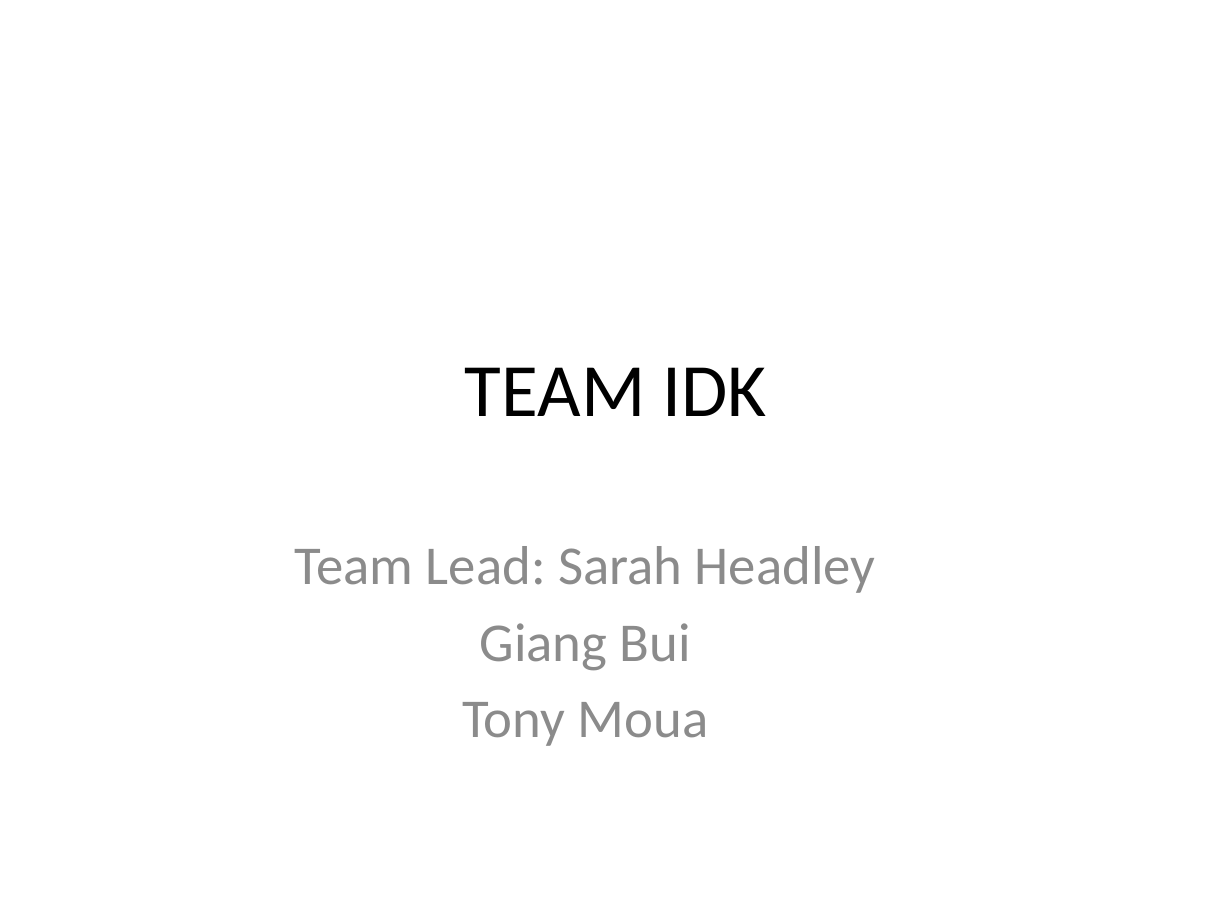
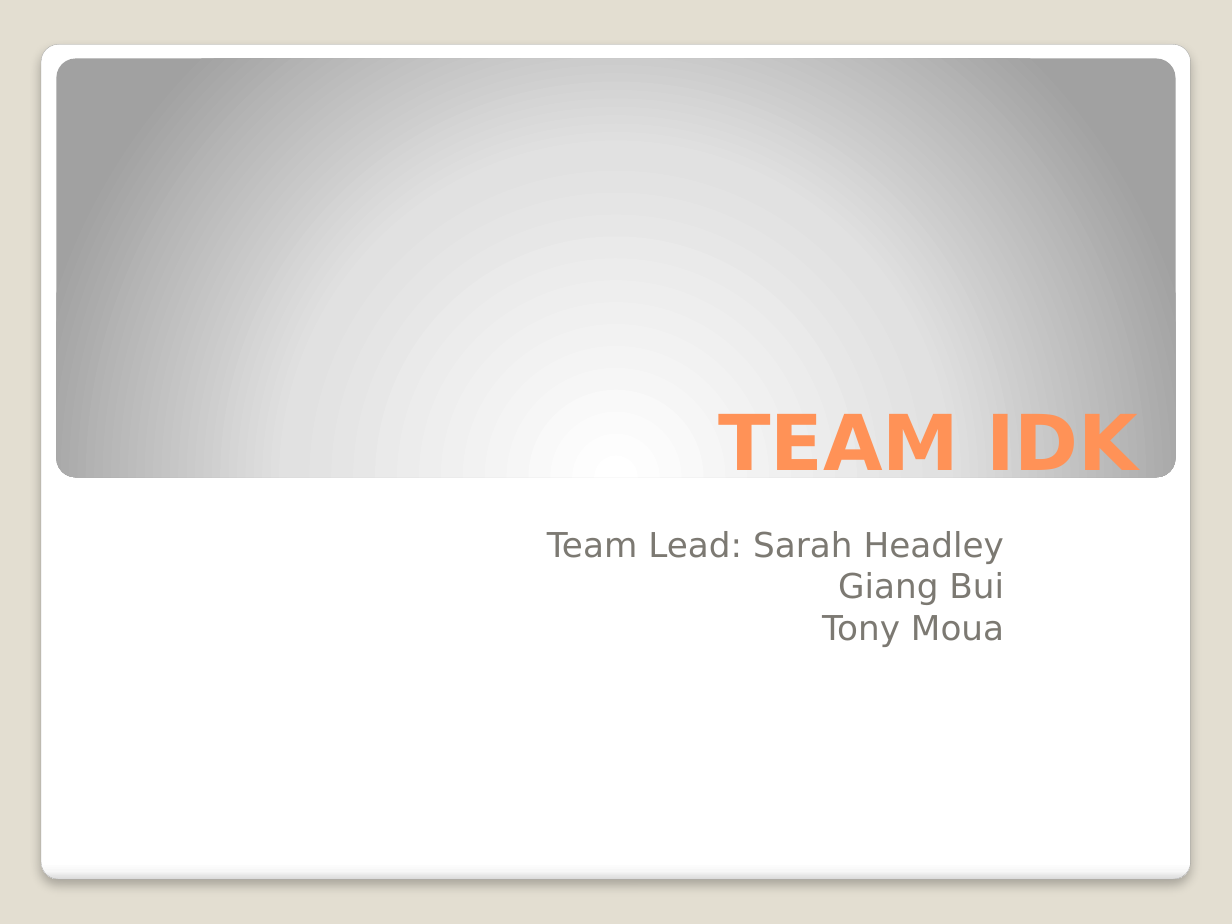
Before and after one commit to sarahbearmh/cscd350, a slide deck: slide 1 of TriviaMazePresentation.pptx. Drawn at 1232x924 pixels with LibreOffice and Linux fonts; fonts in the diff are those of the drawing. Boxes give left, top, right and bottom in pixels: in the first picture for what was removed or moved away, otherwise in the second. Text is boxed around its words. In the diff, an @@ line names an element or a change of style, - is before the commit and + after.

```diff
--- a/TriviaMazePresentation.pptx
+++ b/TriviaMazePresentation.pptx
@@ background #FFFFFF to #E3DED1 @@
@@ rounded rectangle added at box(41, 44, 1190, 880), fill gradient #FFFFFF to #F7F7F7 to #DADADA, outline #A4A4A4 0.16 pt @@
@@ rounded rectangle added at box(57, 58, 1175, 477), fill gradient #FFFFFF to #E1E1E1 to #A2A2A2 @@
@@ title "TEAM IDK": place and size @@
-title "TEAM IDK" at box(465, 367, 766, 416)
+title "TEAM IDK" at box(718, 414, 1138, 486)
@@ title "TEAM IDK" at box(718, 414, 1138, 486): size 44 to 45 pt, font Calibri to DejaVu Sans, text colour #000000 to #FF9258, bold on; alignment centre to right; vertical alignment middle to bottom @@
@@ subtitle "Team Lead: Sarah Headley" at box(547, 531, 1004, 647): size 32 to 20 pt, font Calibri to DejaVu Sans, text colour #8C8C8C to #7C7A72; alignment centre to right; indent changed; less space between paragraphs @@
```
Also in this commit, not shown: 2 other slides changed, 2 slides added, 2 slides removed.
